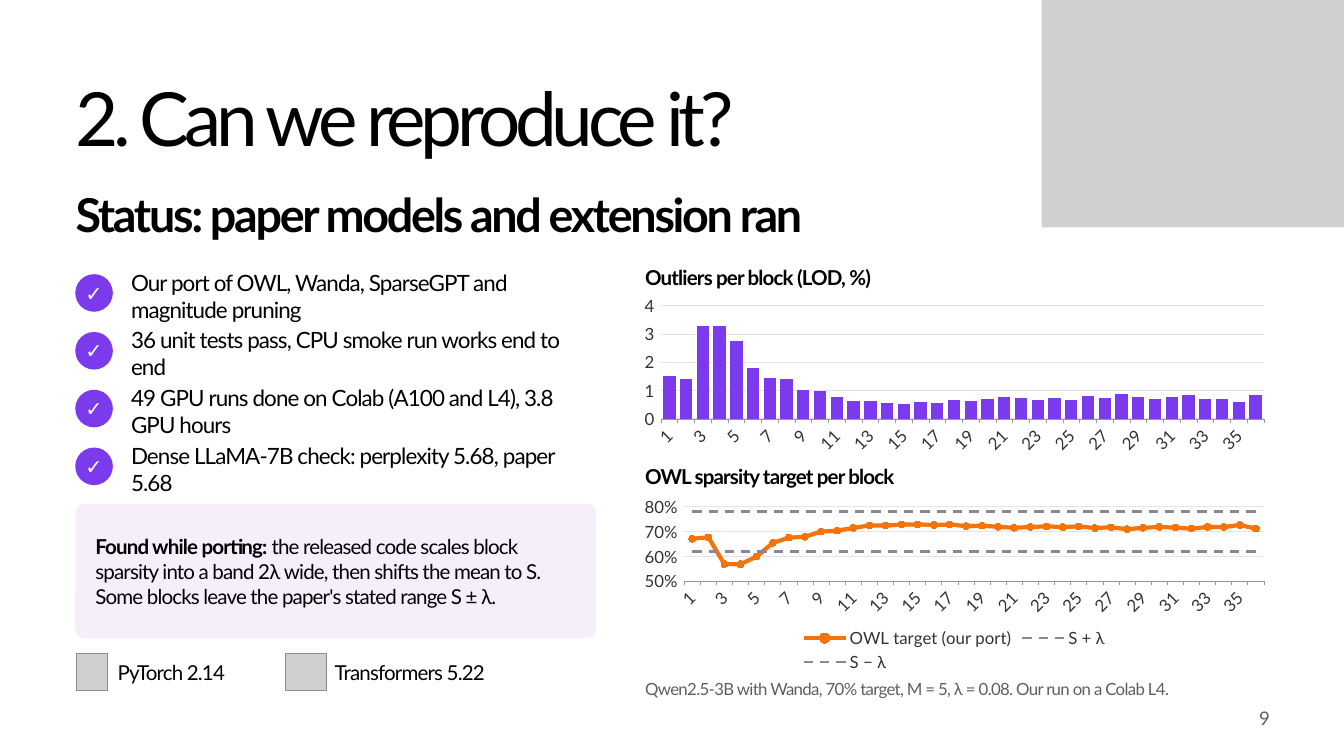
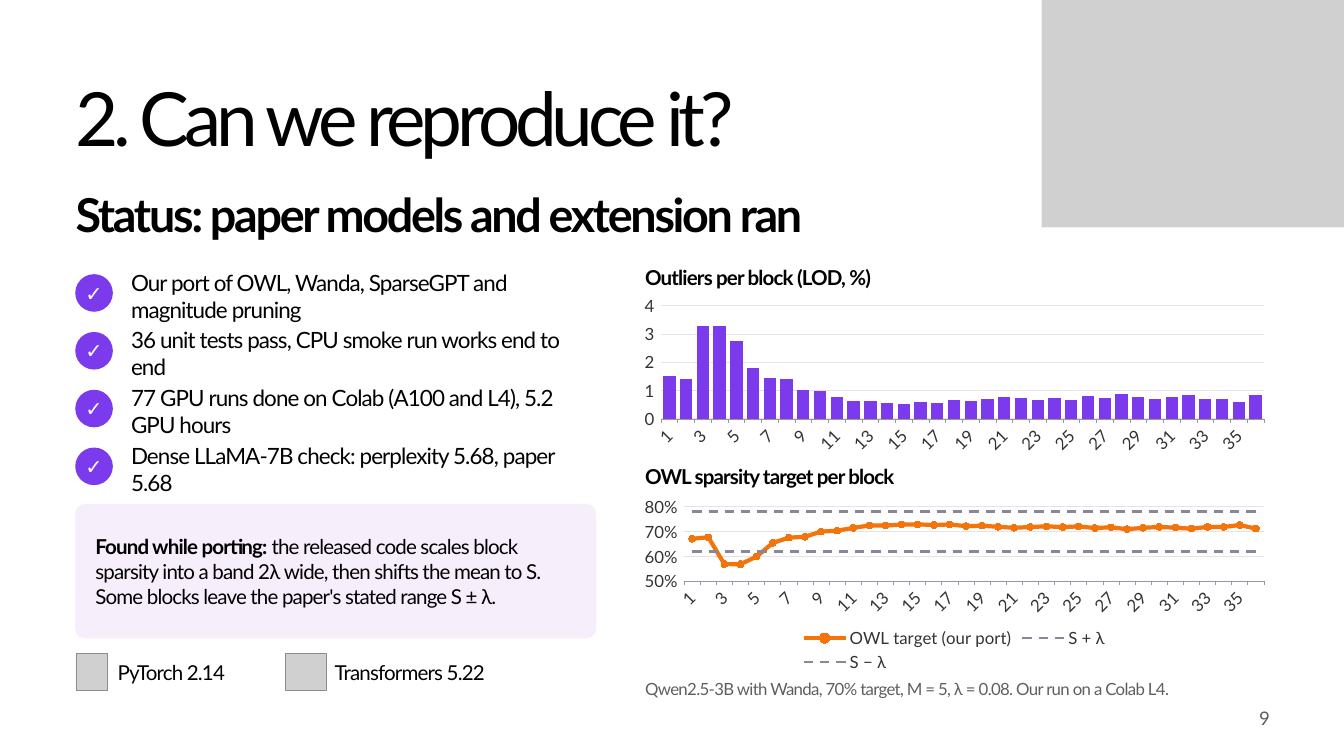
Before and after one commit to khangpt2k6/NLP_CLASS, a slide deck: slide 9 of presentation/ProjectPresentation_TKP-XGHN.pptx. Drawn at 1344x756 pixels with LibreOffice and Linux fonts; fonts in the diff are those of the drawing; grey boxes stand for pictures; background and template pictures are left out. Boxes give left, top, right and bottom in pixels: in the first picture for what was removed or moved away, otherwise in the second. Text is boxed around its words. In the diff, an @@ line names an element or a change of style, - is before the commit and + after.

```diff
--- a/presentation/ProjectPresentation_TKP-XGHN.pptx
+++ b/presentation/ProjectPresentation_TKP-XGHN.pptx
@@ text at (x1=131, y1=389, x2=553, y2=434): text changed @@
-49 GPU runs done on Colab (A100 and L4), 3.8 GPU hours
+77 GPU runs done on Colab (A100 and L4), 5.2 GPU hours
```
Also in this commit, not shown: 4 other slides changed, 33 other files.
